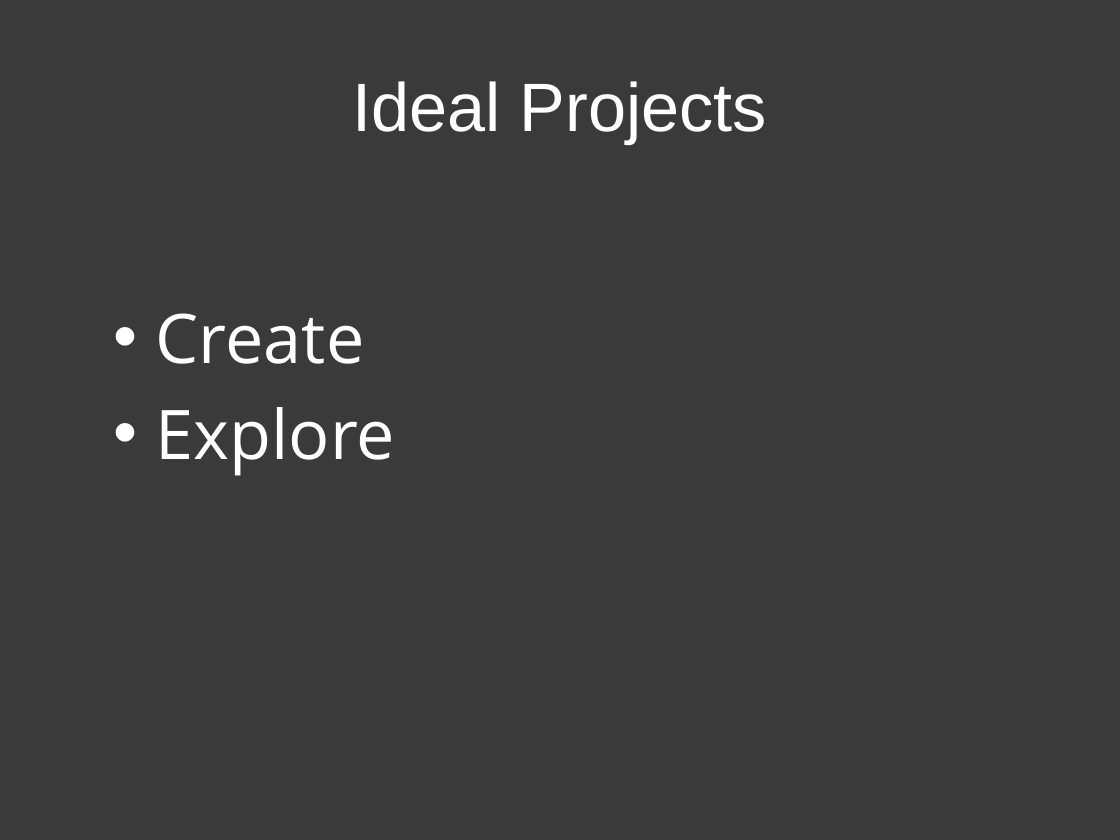
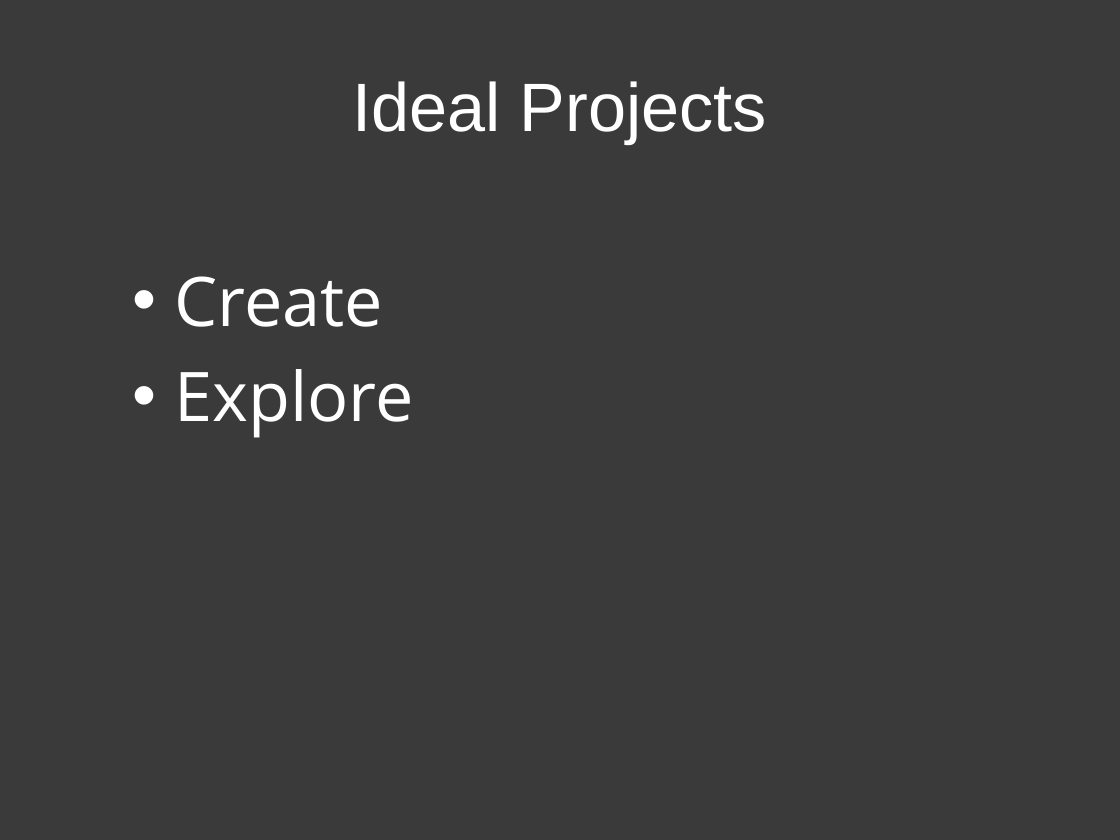
Before and after one commit to patik/code-sprint, a slide deck: slide 16 of code-sprint.pptx (slide 15 before the commit). Drawn at 1120x840 pixels with LibreOffice and Linux fonts; fonts in the diff are those of the drawing. Boxes give left, top, right and bottom in pixels: in the first picture for what was removed or moved away, otherwise in the second. Text is boxed around its words. In the diff, an @@ line names an element or a change of style, - is before the commit and + after.

Commit message:
Moved a slide

```diff
--- a/code-sprint.pptx
+++ b/code-sprint.pptx
@@ text "Create": place and size @@
-text "Create" at (156, 313, 395, 476)
+text "Create" at (175, 276, 414, 438)
```
Also in this commit, not shown: 5 other slides changed, 1 other file.
